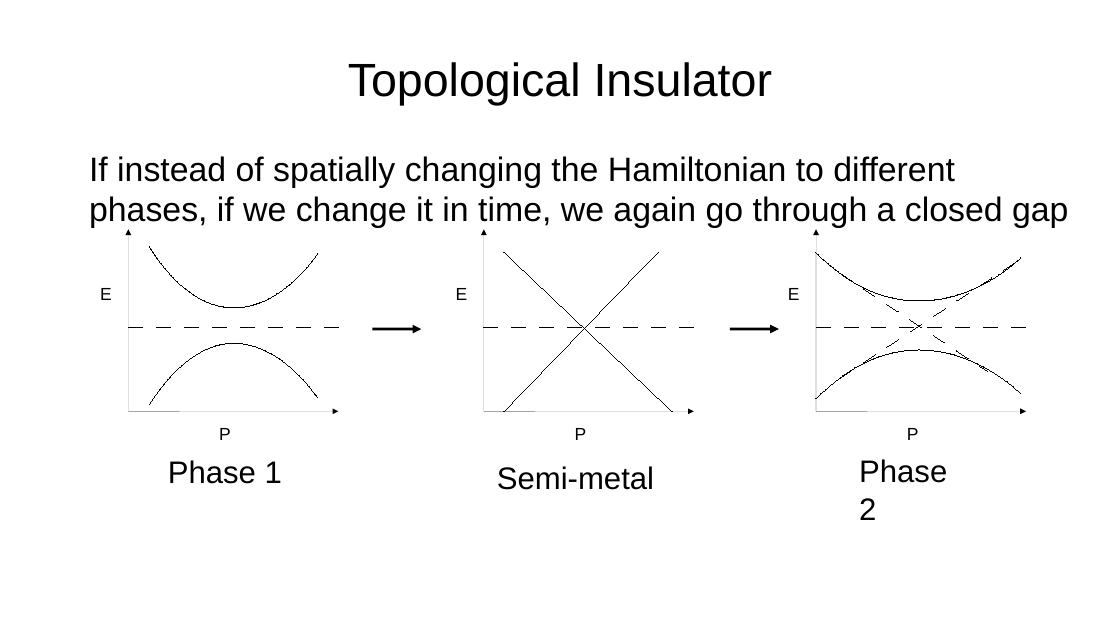
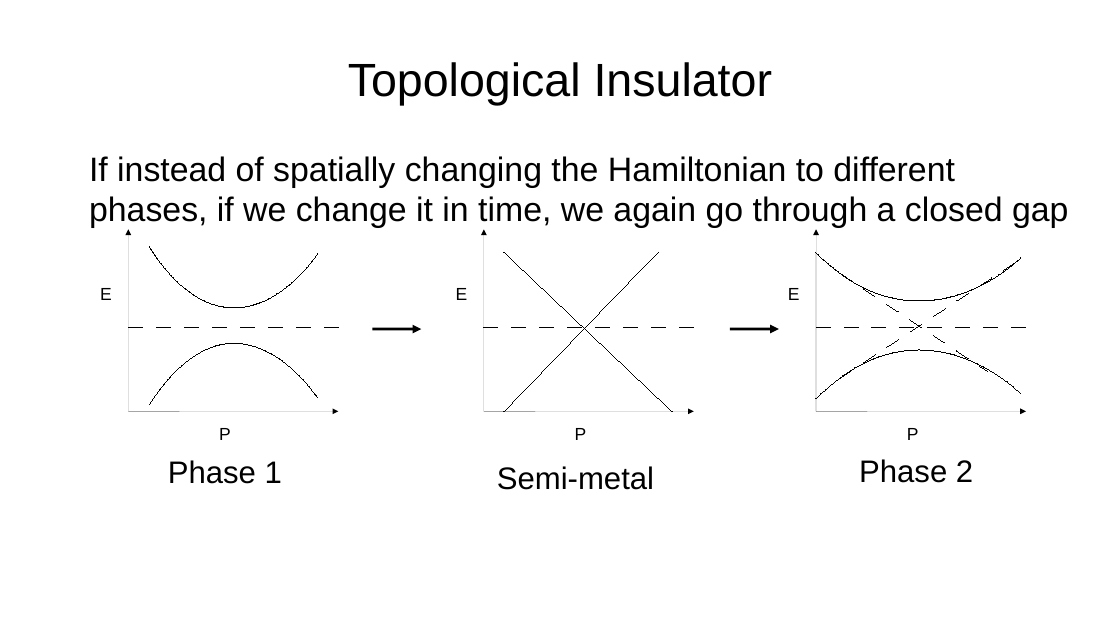
Before and after one commit to asirota12/Thesis, a slide deck: slide 14 of ThesisDefense.odp (slide 13 before the commit). Drawn at 1120x630 pixels with LibreOffice and Linux fonts; fonts in the diff are those of the drawing. Boxes give left, top, right and bottom in pixels: in the first picture for what was removed or moved away, otherwise in the second. Text is boxed around its words. In the diff, an @@ line names an element or a change of style, - is before the commit and + after.

```diff
--- a/ThesisDefense.odp
+++ b/ThesisDefense.odp
@@ text "Phase 2" rewrapped from (x1=859, y1=459, x2=947, y2=520) to (x1=859, y1=459, x2=973, y2=483) @@
```
Also in this commit, not shown: 9 other slides changed, 11 slides added, 6 slides removed, 1 other file.
